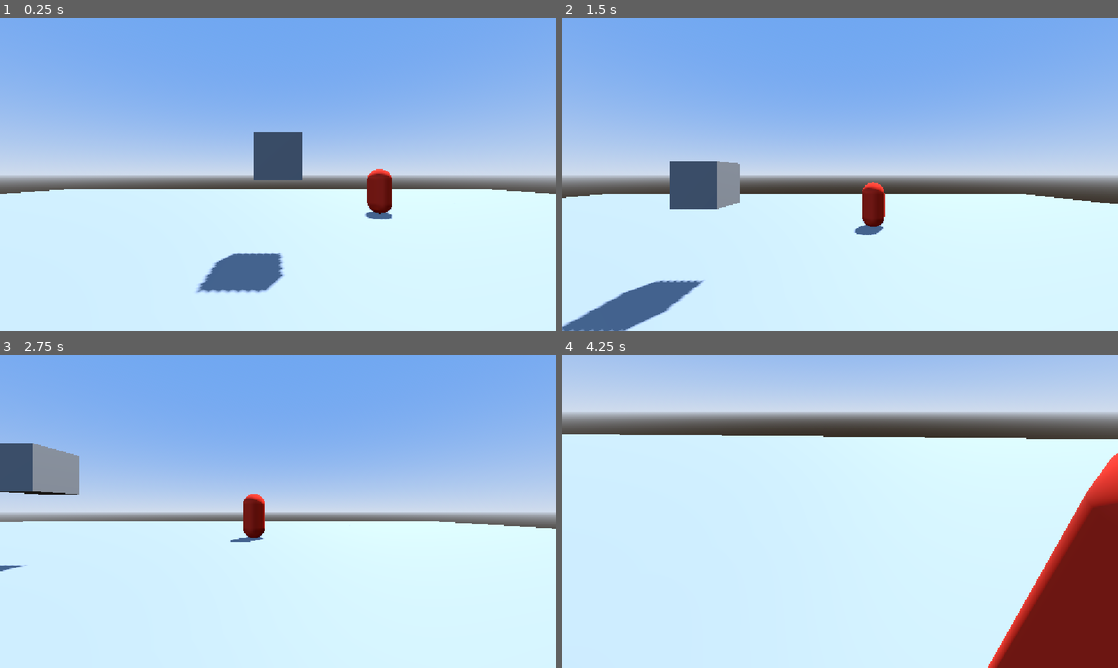
Above: before the commit, frames 1-4 (two rows, left to right).
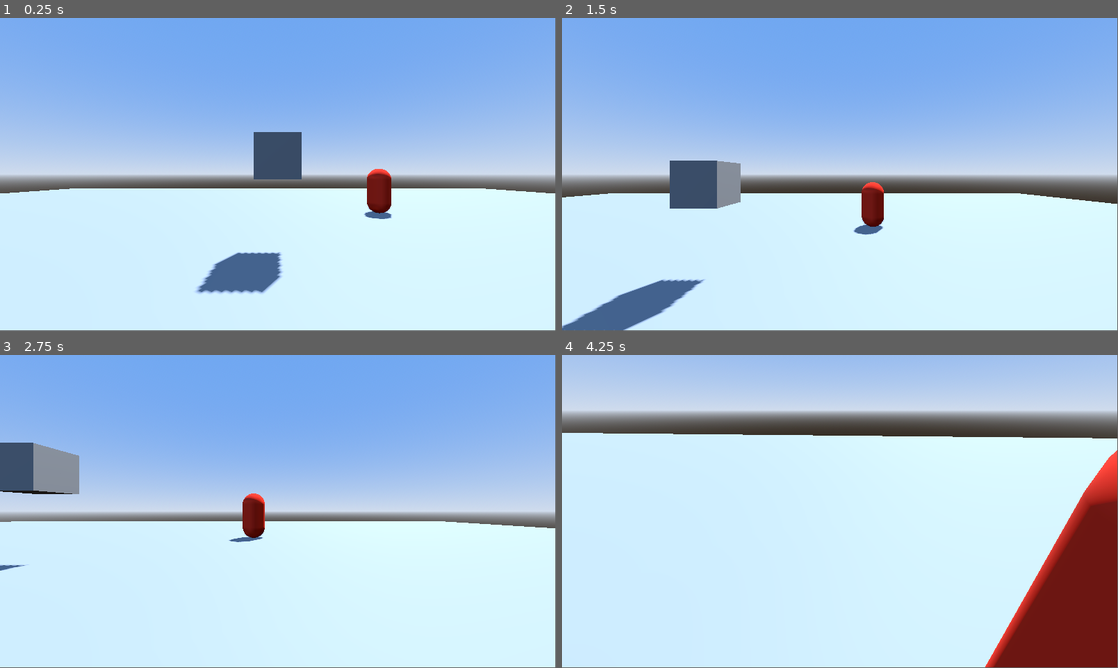
Above: after the commit, the same moments.

Repository: SlipperyMarker/UndeadsAwaitFirstExperiment
Game: Godot game, scene res://Scene/TestingGround.tscn
The game is run twice, just before and just after one commit, with the same random seed, the same clock (stepped at 60 frames per second) and the same inputs.
Inputs (mouse positions are in pixels of both pictures, inside the frame that each line leads up to):
- Up to frame 1 (0.25 s): no input
- Up to frame 2 (1.5 s): tap Enter at 0.5 s; move the mouse to (962, 158) at 0.52 s; hold D (MoveRight) 0.53-1.28 s; tap Ctrl (Crouch) at 0.6 s; tap Space (Jump) at 0.77 s; move the mouse to (728, 190) at 1.27 s; hold Escape (Back) from 1.28 s (still down); tap Shift (MoveFast) at 1.35 s
- Up to frame 3 (2.75 s): tap Space (Jump) at 1.52 s; move the mouse to (333, 442) at 2.02 s; release Escape (Back) at 2.03 s; press the mouse at (333, 442) at 2.03 s; hold D (MoveRight) from 2.03 s (still down)
- Up to frame 4 (4.25 s): move the mouse to (834, 517) at 2.77 s; release D (MoveRight) at 2.78 s; release the mouse at (834, 517) at 2.78 s; hold W (MoveForward) from 2.78 s (still down); tap Ctrl (Crouch) at 2.85 s; tap Space (Jump) at 3.02, 3.77 s; move the mouse to (878, 514) at 3.52 s; hold Shift (MoveFast) from 3.53 s (still down)
The window is 800x450 before the commit and 799x449 after it. Grey fills any space a smaller window leaves; there, only what the larger window draws over its background counts as a difference.

The runs differ from the first frame. In frame 1, 0.6% of the frame differs, in the area x 0-100%, y 0-88%; in frame 2, 0.6%; in frame 3, 0.3%; in frame 4, 1.6%, in the area x 0-100%, y 0-100%.

Commit message:
Edit - Prefab 1
forgot to toggle the visibility for one of the collisions of the player

Diff:
--- a/Prefab/Character/Player.tscn
+++ b/Prefab/Character/Player.tscn
@@ -40,6 +40,7 @@
 [node name="CollisionShape3DCrouch" type="CollisionShape3D" parent="." unique_id=1650286047]
 unique_name_in_owner = true
 transform = Transform3D(1, 0, 0, 0, 1, 0, 0, 0, 1, 0, -0.5, 0)
+visible = false
 shape = SubResource("CapsuleShape3D_fi3qu")
 debug_color = Color(0.9817937, 0, 0.37205806, 0.41960785)
 
--- a/project.godot
+++ b/project.godot
@@ -19,7 +19,6 @@
 
 [display]
 
-window/stretch/mode="canvas_items"
 window/stretch/aspect="expand"
 
 [file_customization]
